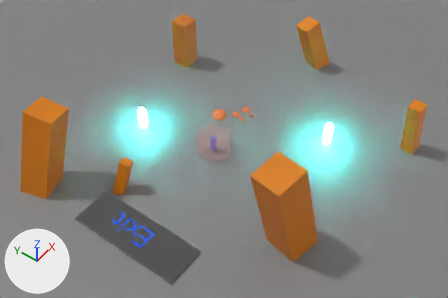
The Blender file examples/bevy_gltf_blueprints/multiple_levels_multiple_blendfiles/art/start_level.blend, before and after one commit.
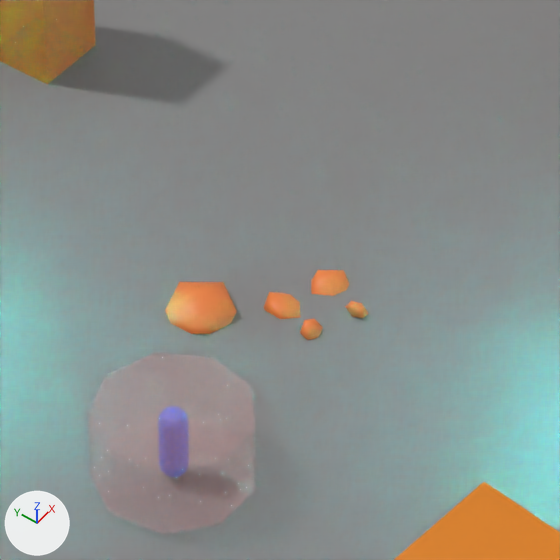
Each version is shown whole from a 50 mm lens placed at (-37.4, -22.7, 49.0), pointed at (-1.9, 3.7, 2.2), then close up on the part from 40% to 66% of the width and 17% to 56% of the height. Lighting does not change. The marker at lower left points along +X, +Y and +Z.

The first close-up shows 'Ground', 'Pillar.003', 'Pillar.004', 'Player', 'Rock', 'Rock.001', 'Rock.002', 'Rock.003', 'Rock.004'.
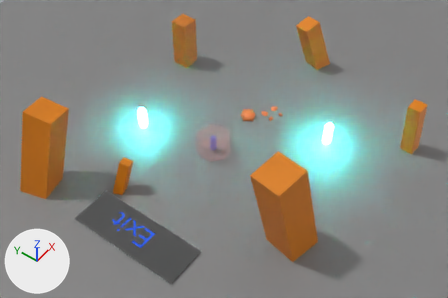
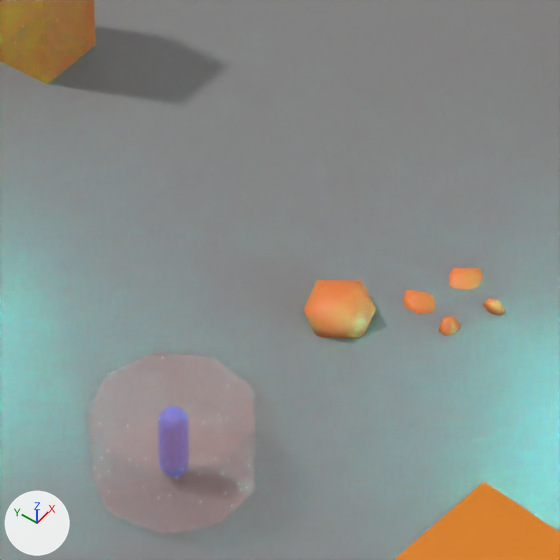
Location of each change, (x1, y1, x2, y2) in pixels of the close-ups (560 x 560 px):
'Rock', moved: before (165, 282, 237, 334); after (304, 280, 376, 338)
'Rock.003', moved: before (311, 270, 349, 296); after (449, 268, 483, 290)
'Rock.001', moved: before (264, 292, 301, 319); after (403, 290, 435, 314)
'Rock.004', moved: before (300, 319, 323, 340); after (438, 316, 461, 336)
'Rock.002', moved: before (345, 301, 369, 318); after (483, 299, 506, 315)

The change in detail:
Object 'Rock' (ob_rock) moves from (3.7, 8.61, -0.05) to (5.51, 5.85, 0.2).
Object 'Rock.001' (ob_rock_001) moves from (5.04, 7.1, -0.14) to (7.12, 4.55, -0.2).
Object 'Rock.002' (ob_rock_002) moves from (5.84, 5.57, 0.1) to (7.92, 3.02, 0.03).
Object 'Rock.003' (ob_rock_003) moves from (6.25, 6.62, -0.14) to (8.33, 4.08, -0.2).
Object 'Rock.004' (ob_rock_004) moves from (4.63, 6.04, 0.1) to (6.71, 3.5, 0.03).
